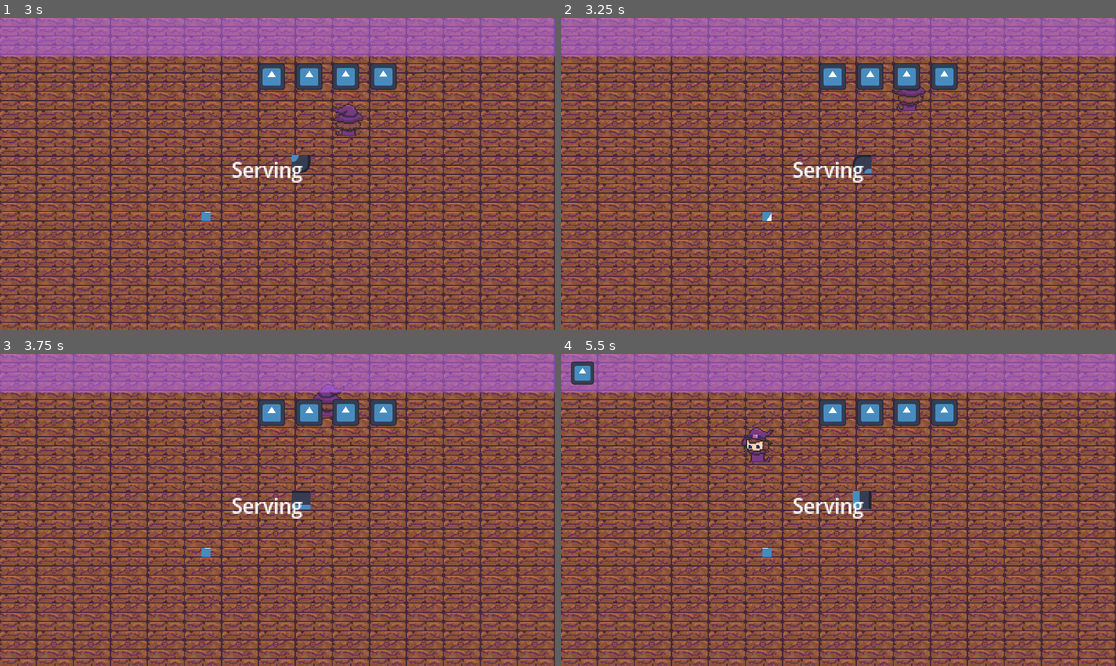
Above: before the commit, frames 1-4 (two rows, left to right).
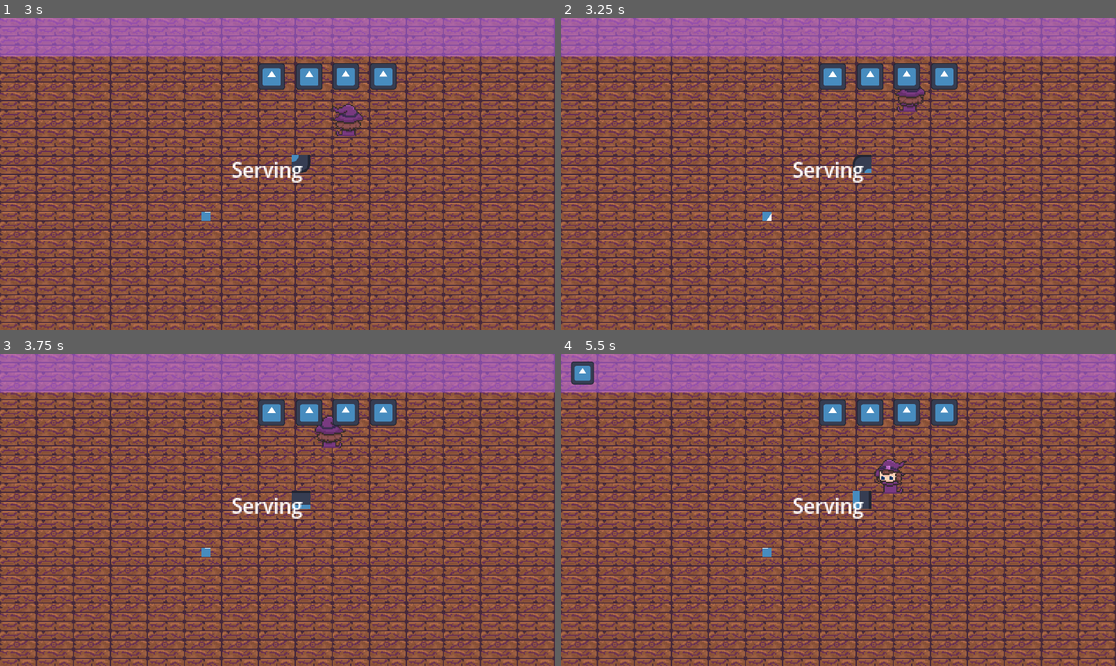
Above: after the commit, the same moments.

Repository: Yatagarasu163/apothecary-allergies
Game: Godot game, scene res://Assets/Scenes/testing_scene.tscn
The game is run twice, just before and just after one commit, with the same random seed, the same clock (stepped at 60 frames per second) and the same inputs. The engine's default icon, where the game draws it, is replaced by a stand-in: a white triangle on a blue panel in a dark square.
Inputs:
- Up to frame 1 (3 s): hold D (WalkRight) 0.53-1.28 s; tap E (Add) at 0.6, 1.55, 2.1 s; tap F (Interact) at 0.8, 1.35, 2.3 s; hold S (WalkDown) 1.28-2.03 s; hold D (WalkRight) 2.03-2.78 s; hold W (WalkUp) from 2.78 s (still down); tap Space (Dash) at 2.85 s
- Up to frame 2 (3.25 s): keep holding W (WalkUp); tap E (Add) at 3.05 s
- Up to frame 3 (3.75 s): release W (WalkUp) at 3.53 s; hold A (WalkLeft) from 3.53 s (still down); tap F (Interact) at 3.6 s
- Up to frame 4 (5.5 s): tap E (Add) at 4.35 s; release A (WalkLeft) at 5.03 s; hold S (WalkDown) from 5.03 s (still down); tap F (Interact) at 5.1 s

Frame 1 is identical in both runs. In frame 2, 0.1% of the frame differs, in the area x 60-66%, y 21-31%; in frame 3, 0.6%; in frame 4, 0.8%, in the area x 32-63%, y 23-45%.

Commit message:
Improved crate, handles blender no item edge case + changes player collider

Diff:
--- a/Assets/Prefabs/Crate.tscn
+++ b/Assets/Prefabs/Crate.tscn
@@ -4,6 +4,10 @@
 [ext_resource type="Texture2D" uid="uid://c53wg8pq2wx7k" path="res://icon.svg" id="2_kkbt5"]
 
 [sub_resource type="RectangleShape2D" id="RectangleShape2D_mooop"]
+size = Vector2(104, 94)
+
+[sub_resource type="RectangleShape2D" id="RectangleShape2D_qk6a2"]
+size = Vector2(128, 128)
 
 [node name="Crate" type="Node2D" unique_id=103595422]
 script = ExtResource("1_qk6a2")
@@ -15,7 +19,13 @@
 [node name="Collision Detector" type="Area2D" parent="." unique_id=148557739]
 
 [node name="CollisionShape2D" type="CollisionShape2D" parent="Collision Detector" unique_id=1079258331]
+position = Vector2(2, 38)
 shape = SubResource("RectangleShape2D_mooop")
+
+[node name="Collider" type="StaticBody2D" parent="." unique_id=1776442655]
+
+[node name="CollisionShape2D" type="CollisionShape2D" parent="Collider" unique_id=1777228383]
+shape = SubResource("RectangleShape2D_qk6a2")
 
 [connection signal="body_entered" from="Collision Detector" to="." method="body_entered"]
 [connection signal="body_exited" from="Collision Detector" to="." method="body_exited"]
--- /dev/null
+++ b/Assets/Prefabs/Rubbish.tscn
@@ -0,0 +1,20 @@
+[gd_scene format=3 uid="uid://d2oj4bhdh1lim"]
+
+[ext_resource type="Script" uid="uid://sfvo1qoae553" path="res://Assets/Prefabs/rubbish.gd" id="1_b3kam"]
+[ext_resource type="Texture2D" uid="uid://c53wg8pq2wx7k" path="res://icon.svg" id="2_f7vf5"]
+
+[sub_resource type="RectangleShape2D" id="RectangleShape2D_kyw0i"]
+size = Vector2(178, 171)
+
+[node name="Rubbish" type="Node2D" unique_id=55351558]
+texture_filter = 5
+script = ExtResource("1_b3kam")
+
+[node name="Rubbish Sprite" type="Sprite2D" parent="." unique_id=1471421336]
+texture = ExtResource("2_f7vf5")
+
+[node name="Area2D" type="Area2D" parent="." unique_id=46704245]
+
+[node name="CollisionShape2D" type="CollisionShape2D" parent="Area2D" unique_id=2121073043]
+position = Vector2(0, 1.5)
+shape = SubResource("RectangleShape2D_kyw0i")
--- a/Assets/Prefabs/player.tscn
+++ b/Assets/Prefabs/player.tscn
@@ -270,8 +270,8 @@
 "speed": 5.0
 }]
 
-[sub_resource type="RectangleShape2D" id="RectangleShape2D_hqtel"]
-size = Vector2(19.427494, 20.588316)
+[sub_resource type="RectangleShape2D" id="RectangleShape2D_tgki7"]
+size = Vector2(7.588865, 12.385159)
 
 [node name="CharacterBody2D" type="CharacterBody2D" unique_id=2026092582 groups=["Player"]]
 script = ExtResource("1_onrkg")
@@ -283,6 +283,6 @@
 animation = &"Walk_LeftBack"
 
 [node name="Player Collider" type="CollisionShape2D" parent="." unique_id=601112474]
-position = Vector2(0, -2.9802322e-06)
+position = Vector2(7.1525574e-07, 23.5)
 scale = Vector2(6.5886, 6.217118)
-shape = SubResource("RectangleShape2D_hqtel")
+shape = SubResource("RectangleShape2D_tgki7")
--- /dev/null
+++ b/Assets/Prefabs/rubbish.gd
@@ -0,0 +1,19 @@
+extends Node2D
+
+
+var is_player_inside: bool = false;
+
+# Called every frame. 'delta' is the elapsed time since the previous frame.
+func _process(_delta: float) -> void:
+	if is_player_inside:
+		if Input.is_action_just_pressed("Add"):
+			GameManager.player_inventory = null;
+			GameManager.player_inventory_sprite = null;
+
+func body_entered(body: Node2D) -> void:
+	if body.is_in_group("Player"):
+		is_player_inside = true;
+
+func body_exited(body: Node2D) -> void:
+	if body.is_in_group("Player"):
+		is_player_inside = false;
--- a/Assets/Scripts/boiler.gd
+++ b/Assets/Scripts/boiler.gd
@@ -76,7 +76,7 @@
 				item_to_boil = GameManager.player_inventory;
 				GameManager.player_inventory = null;
 				print("Adding item!");
-			else:
+			elif total_visible_items > 0 && GameManager.player_inventory == null:
 				total_visible_items = 0;
 				GameManager.player_inventory = item_to_boil;
 				GameManager.player_inventory_sprite = GameManager.items_sprites\
--- a/Assets/Scripts/crate.gd
+++ b/Assets/Scripts/crate.gd
@@ -9,23 +9,22 @@
 
 # Called when the node enters the scene tree for the first time.
 func _ready() -> void:
-	interactable_area.shape.size = Vector2(100, 100) * interaction_range;
+	pass;
 
 
 # Called every frame. 'delta' is the elapsed time since the previous frame.
 func _process(_delta: float) -> void:
-	if is_player_inside:
-		if Input.is_action_just_pressed("Add"):
-			print("Taking an item!");
-			if GameManager.player_inventory == null:
-				GameManager.player_inventory = item_provider;
-				GameManager.player_inventory_sprite = GameManager.items_sprites\
-				[item_provider];
-			else:
-				print("You already have something!");
+	if is_player_inside && GameManager.player_inventory == null && \
+	Input.is_action_just_pressed("Add"):
+		print("Taking an item!");
+		GameManager.player_inventory = item_provider;
+		GameManager.player_inventory_sprite = GameManager.items_sprites\
+		[item_provider];
 
-func body_entered(_body: Node2D) -> void:
-	is_player_inside = true;
+func body_entered(body: Node2D) -> void:
+	if body.is_in_group("Player"):
+		is_player_inside = true;
 
-func body_exited(_body: Node2D) -> void:
-	is_player_inside = false;
+func body_exited(body: Node2D) -> void:
+	if body.is_in_group("Player"):
+		is_player_inside = false;
--- a/Assets/Scripts/pestle.gd
+++ b/Assets/Scripts/pestle.gd
@@ -25,7 +25,6 @@
 func _ready() -> void:
 	total_visible_items = 0;
 	pestle_sprite.play("idle");
-	interactable_area.shape.size = Vector2(100, 100) * interaction_range;
 
 # Called every frame. 'delta' is the elapsed time since the previous frame.
 func _process(_delta: float) -> void:
@@ -55,8 +54,8 @@
 
 		current_item.texture = GameManager.items_sprites[GameManager.player_inventory];
 		items_to_grind.append(GameManager.player_inventory);
+		GameManager.player_inventory = null;
 		total_visible_items += 1;
-		GameManager.player_inventory = null;
 	else:
 		print("No item to add to the pestle!");
 
@@ -74,6 +73,7 @@
 		print("Crafted:", GameManager.recipes[key]);
 	else:
 		print("Uh Oh, that wasn't a real recipe!");
+		return;
 
 	match GameManager.recipes[key]:
 		GameManager.antidotes.DE_MEOWER:
Not shown, added: Assets/Prefabs/rubbish.gd.uid
